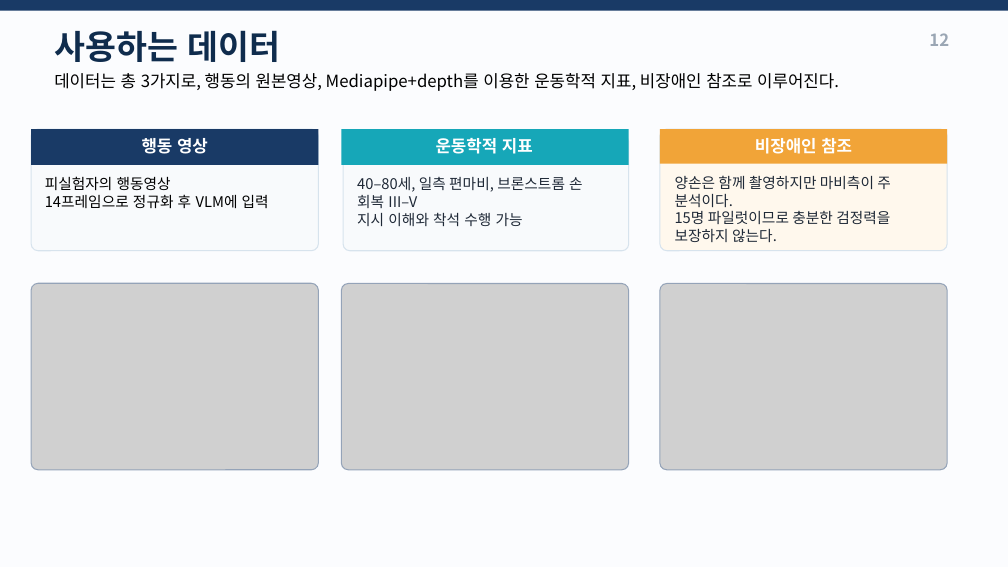
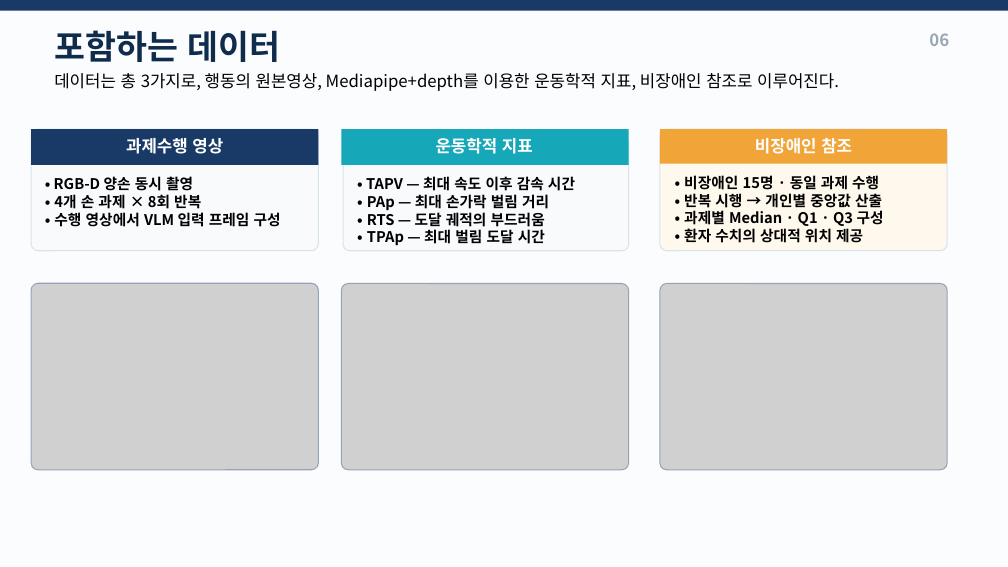
Before and after one commit to passtock/casstone, a slide deck: slide 6 of capstone/손과제_VLM_연구계획_0914.pptx (slide 4 before the commit). Drawn at 1008x567 pixels with LibreOffice and Linux fonts; fonts in the diff are those of the drawing; grey boxes stand for pictures. Boxes give left, top, right and bottom in pixels: in the first picture for what was removed or moved away, otherwise in the second. Text is boxed around its words. In the diff, an @@ line names an element or a change of style, - is before the commit and + after.

```diff
--- a/capstone/손과제_VLM_연구계획_0914.pptx
+++ b/capstone/손과제_VLM_연구계획_0914.pptx
@@ text at (54,30,280,62): text changed @@
-사용하는 데이터
+포함하는 데이터
@@ text at (929,33,949,46): text changed @@
-12
+06
@@ text at (126,138,223,154): text changed @@
-행동 영상
+과제수행 영상
@@ text at (54,175,281,227): text changed; bold on @@
-피실험자의 행동영상
-14프레임으로 정규화 후 VLM에 입력
+• RGB-D 양손 동시 촬영
+• 4개 손 과제 × 8회 반복
+• 수행 영상에서 VLM 입력 프레임 구성
@@ text at (366,176,575,247): text changed; text colour #1F2937 to #000000; bold on @@
-40–80세, 일측 편마비, 브론스트롬 손 회복 III–V
-지시 이해와 착석 수행 가능
+• TAPV — 최대 속도 이후 감속 시간
+• PAp — 최대 손가락 벌림 거리
+• RTS — 도달 궤적의 부드러움
+• TPAp — 최대 벌림 도달 시간
@@ text at (684,175,884,243): text changed; text colour #1F2937 to #000000; bold on @@
-양손은 함께 촬영하지만 마비측이 주 분석이다.
-15명 파일럿이므로 충분한 검정력을 보장하지 않는다.
+• 비장애인 15명 · 동일 과제 수행
+• 반복 시행 → 개인별 중앙값 산출
+• 과제별 Median · Q1 · Q3 구성
+• 환자 수치의 상대적 위치 제공
```
Also in this commit, not shown: 5 other slides changed, 4 slides added, 2 slides removed, 4 other files.
